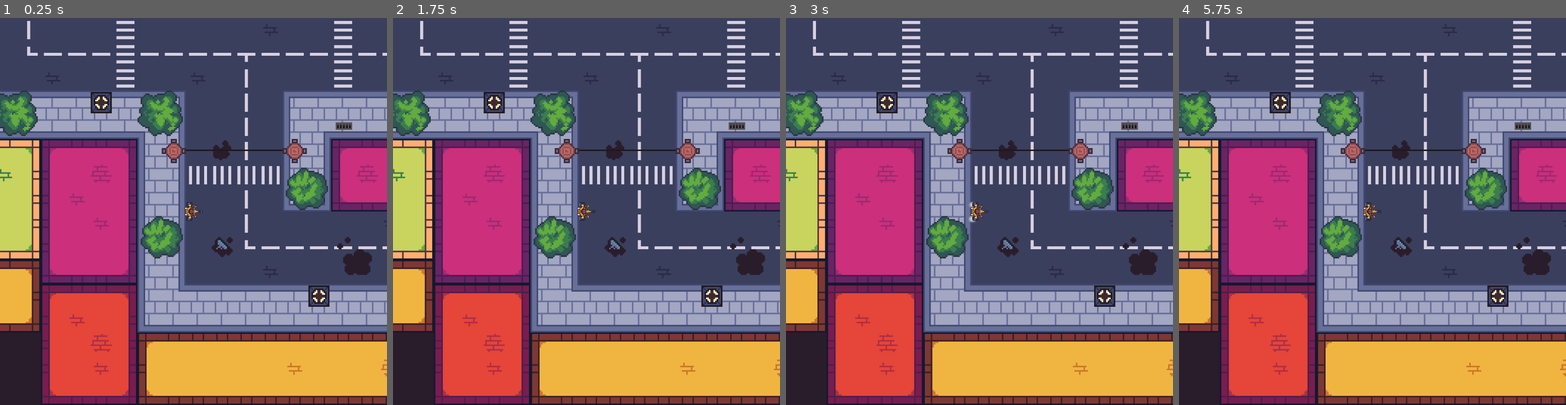
Above: before the commit, frames 1-4 (left to right).
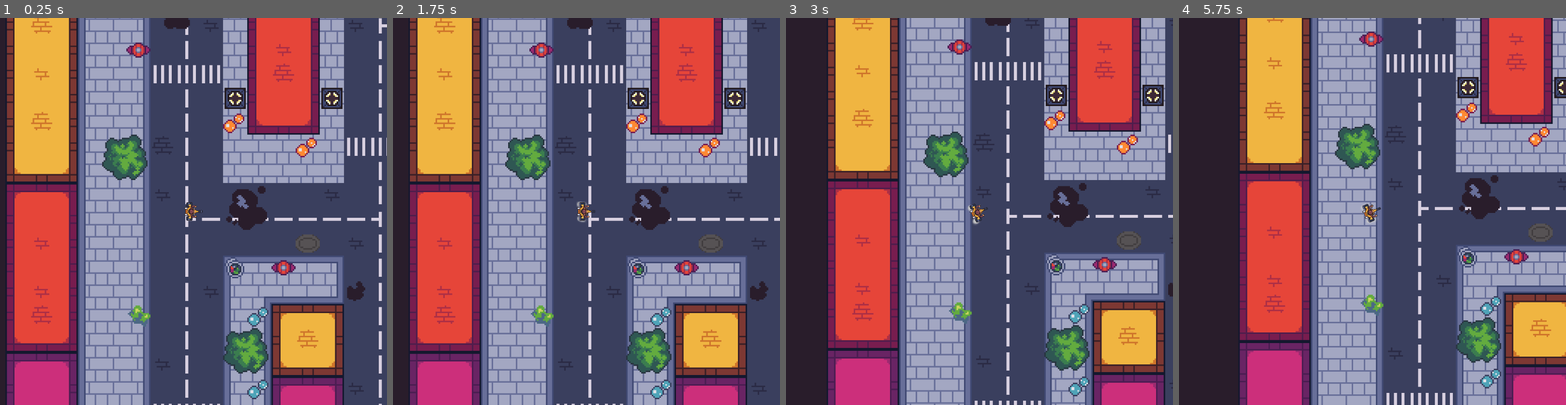
Above: after the commit, the same moments.

Repository: freesstylers/GoofyAhhCar
Game: Godot game, scene res://Assets/Scenes/Maps/Prueba Tileset 1.tscn
The game is run twice, just before and just after one commit, with the same random seed, the same clock (stepped at 60 frames per second) and the same inputs. The project has no main scene, so this scene is started directly.
Inputs:
- Up to frame 1 (0.25 s): no input
- Up to frame 2 (1.75 s): tap Enter at 0.5 s; hold Right (right) 0.53-1.28 s; tap Space (Accelerate) at 1.25 s; hold Down (back) from 1.28 s (still down)
- Up to frame 3 (3 s): release Down (back) at 2.03 s; hold Right (right) 2.03-2.78 s; hold Space (Accelerate) from 2.78 s (still down)
- Up to frame 4 (5.75 s): tap Enter at 3.5 s; release Space (Accelerate) at 3.53 s; hold Left (left) 3.53-5.03 s; tap Space (Accelerate) at 4.25 s; hold Down (back) from 5.03 s (still down)

The runs differ from the first frame. In frame 1, 80% of the frame differs, in the area x 0-100%, y 0-100%; in frame 2, 79%; in frame 3, 74%; in frame 4, 76%.

Commit message:
Corregido error desconocido movimiento player

Diff:
--- a/clusy-cart/Assets/Scenes/Maps/Prueba Tileset 1.tscn
+++ b/clusy-cart/Assets/Scenes/Maps/Prueba Tileset 1.tscn
@@ -435,6 +435,7 @@
 [node name="PruebaTileset1" type="Node2D"]
 
 [node name="TileMap" type="TileMap" parent="."]
+position = Vector2(1400, 1688)
 scale = Vector2(5, 5)
 tile_set = SubResource("TileSet_abpjm")
 format = 2
@@ -448,5 +449,7 @@
 layer_2/tile_data = PackedInt32Array(-1572868, 0, 13, -1507332, 0, 13, -1441796, 0, 13, -196608, 65536, 12, -196607, 65 …(204 unchanged characters)…
 
 [node name="Player" parent="." instance=ExtResource("2_qr6q7")]
+position = Vector2(262, 422)
+drag = -0.001
 
 [node name="Camera2D" type="Camera2D" parent="Player"]
Not shown: 1 places in clusy-cart/Assets/Scenes/UI test.tscn that only renumber resources
